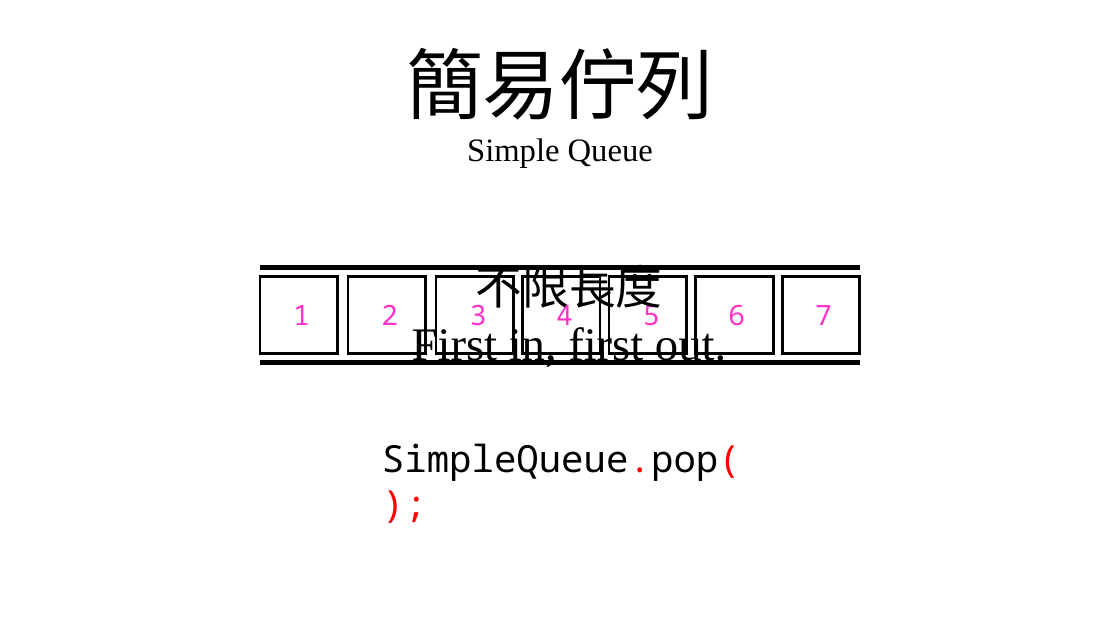
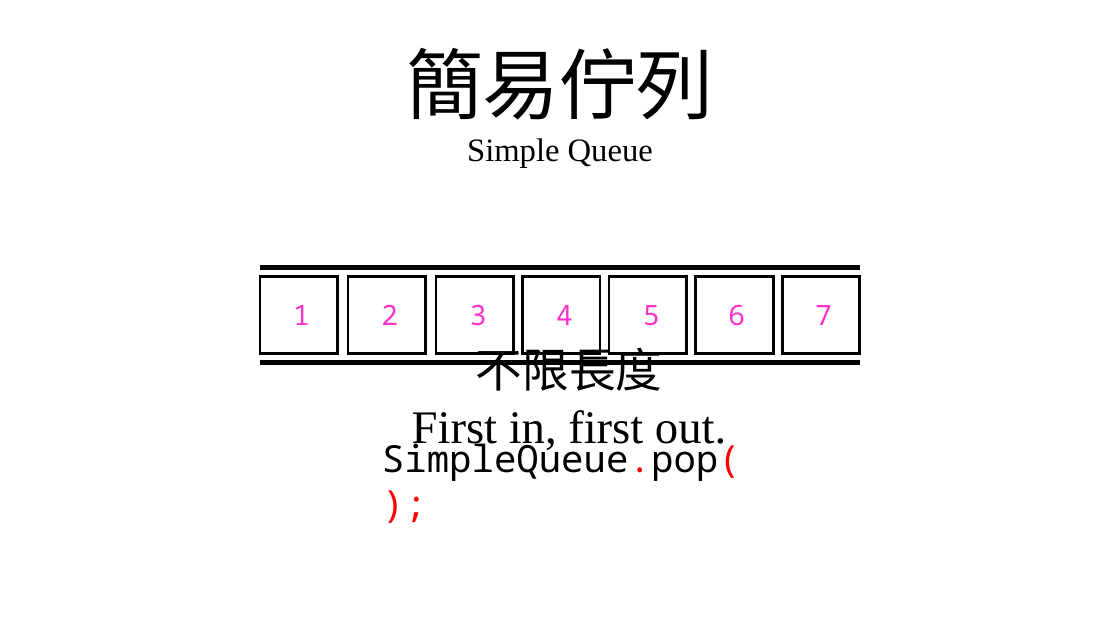
Before and after one commit to whitestorm2346/MyProjects, a slide deck: slide 3 of 自製PPT動畫/佇列.pptx. Drawn at 1120x630 pixels with LibreOffice and Linux fonts; fonts in the diff are those of the drawing. Boxes give left, top, right and bottom in pixels: in the first picture for what was removed or moved away, otherwise in the second. Text is boxed around its words. In the diff, an @@ line names an element or a change of style, - is before the commit and + after.

Commit message:
Finished circular queue

```diff
--- a/自製PPT動畫/佇列.pptx
+++ b/自製PPT動畫/佇列.pptx
@@ text "不限長度" rewrapped from (412,264,726,367) to (412,339,726,453) @@
```
